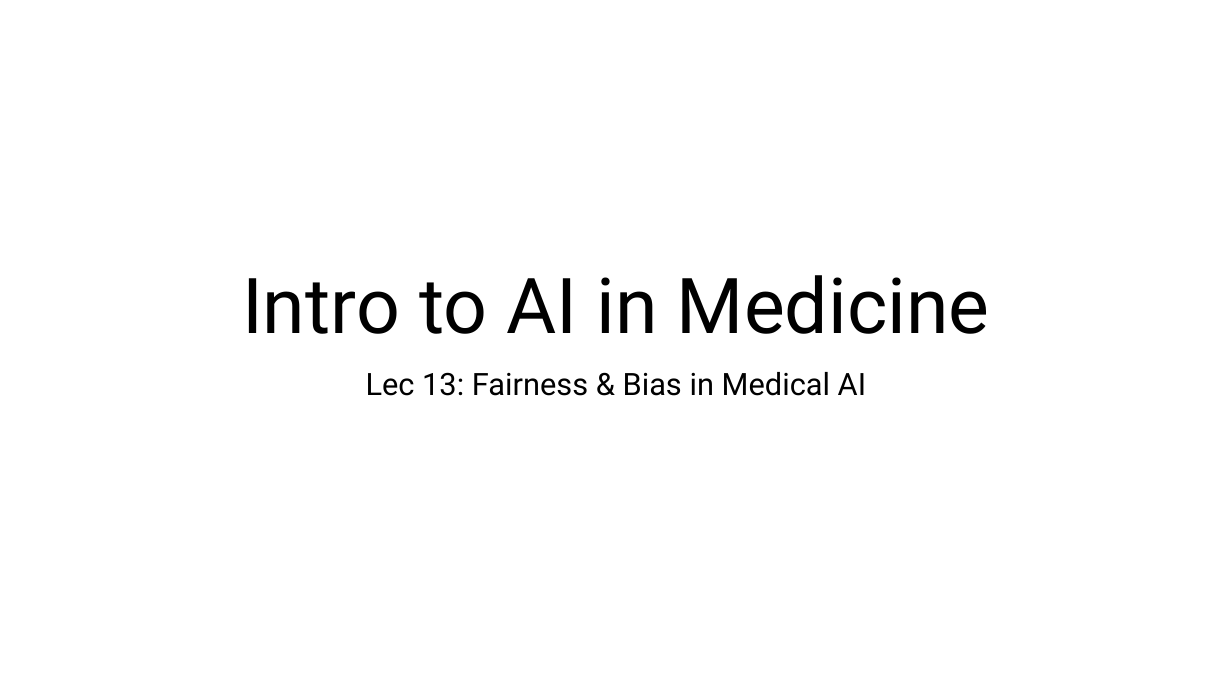
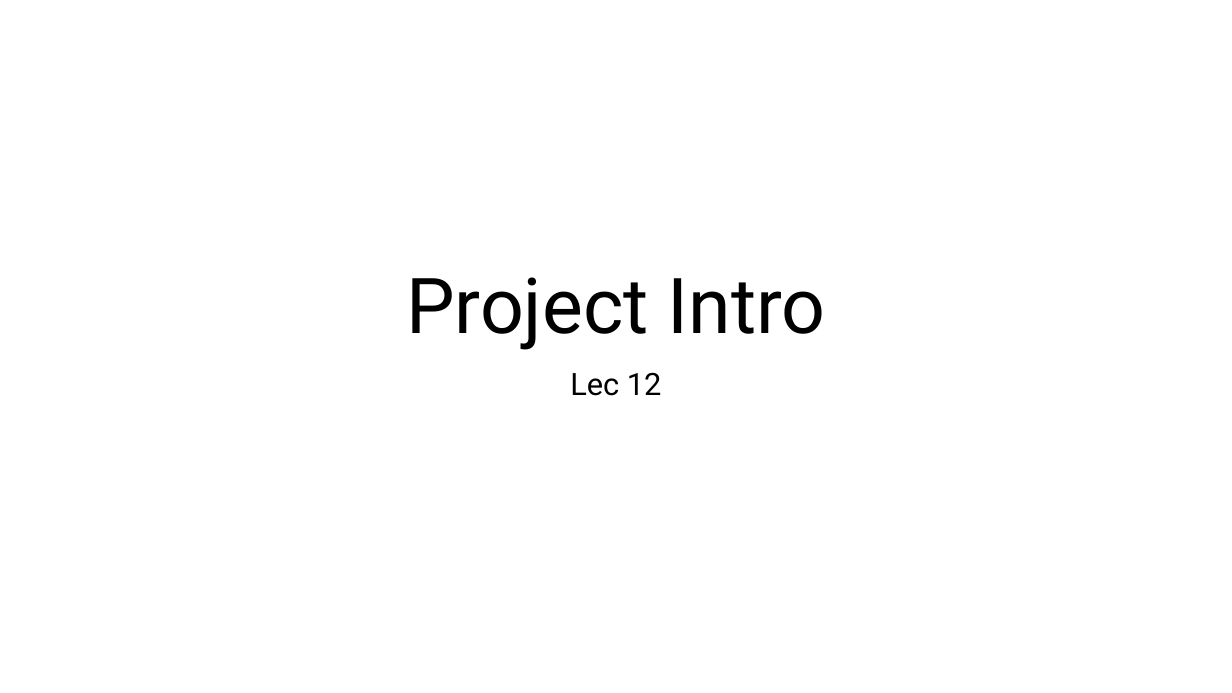
Before and after one commit to slostett/Intro_to_AI_in_Medicine_Course_Materials, a slide deck: slide 1 of Lecture Slides/Lec 13.pptx. Drawn at 1232x693 pixels with LibreOffice and Linux fonts; fonts in the diff are those of the drawing. Boxes give left, top, right and bottom in pixels: in the first picture for what was removed or moved away, otherwise in the second. Text is boxed around its words. In the diff, an @@ line names an element or a change of style, - is before the commit and + after.

```diff
--- a/Lecture Slides/Lec 13.pptx
+++ b/Lecture Slides/Lec 13.pptx
@@ title at [406, 277, 826, 350]: text changed @@
-Intro to AI in Medicine
+Project Intro
@@ subtitle at [570, 372, 662, 396]: text changed @@
-Lec 13: Fairness & Bias in Medical AI
+Lec 12
```
Also in this commit, not shown: 1 other slide changed, 11 slides added, 27 slides removed, 33 other files.
